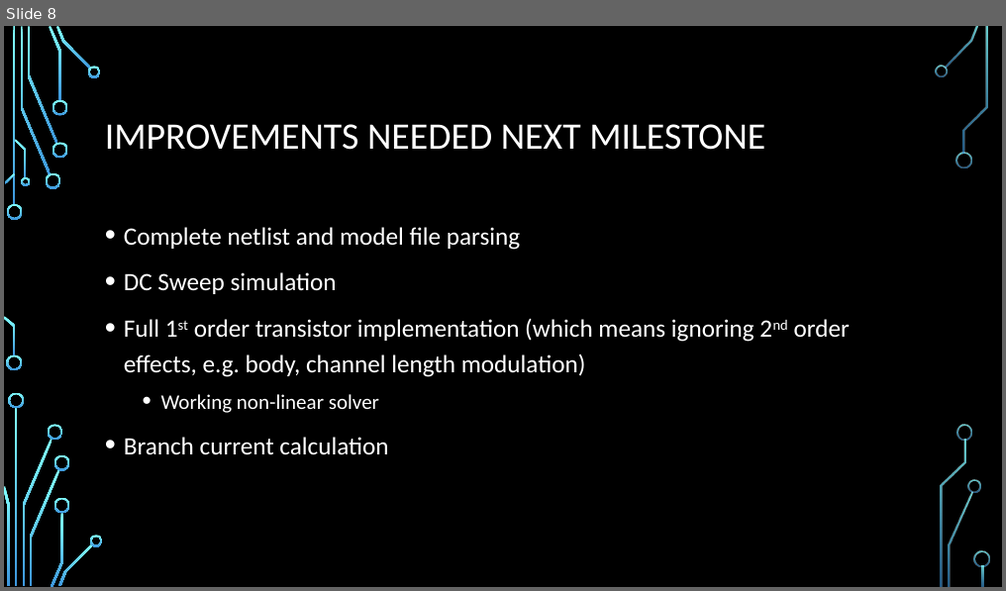
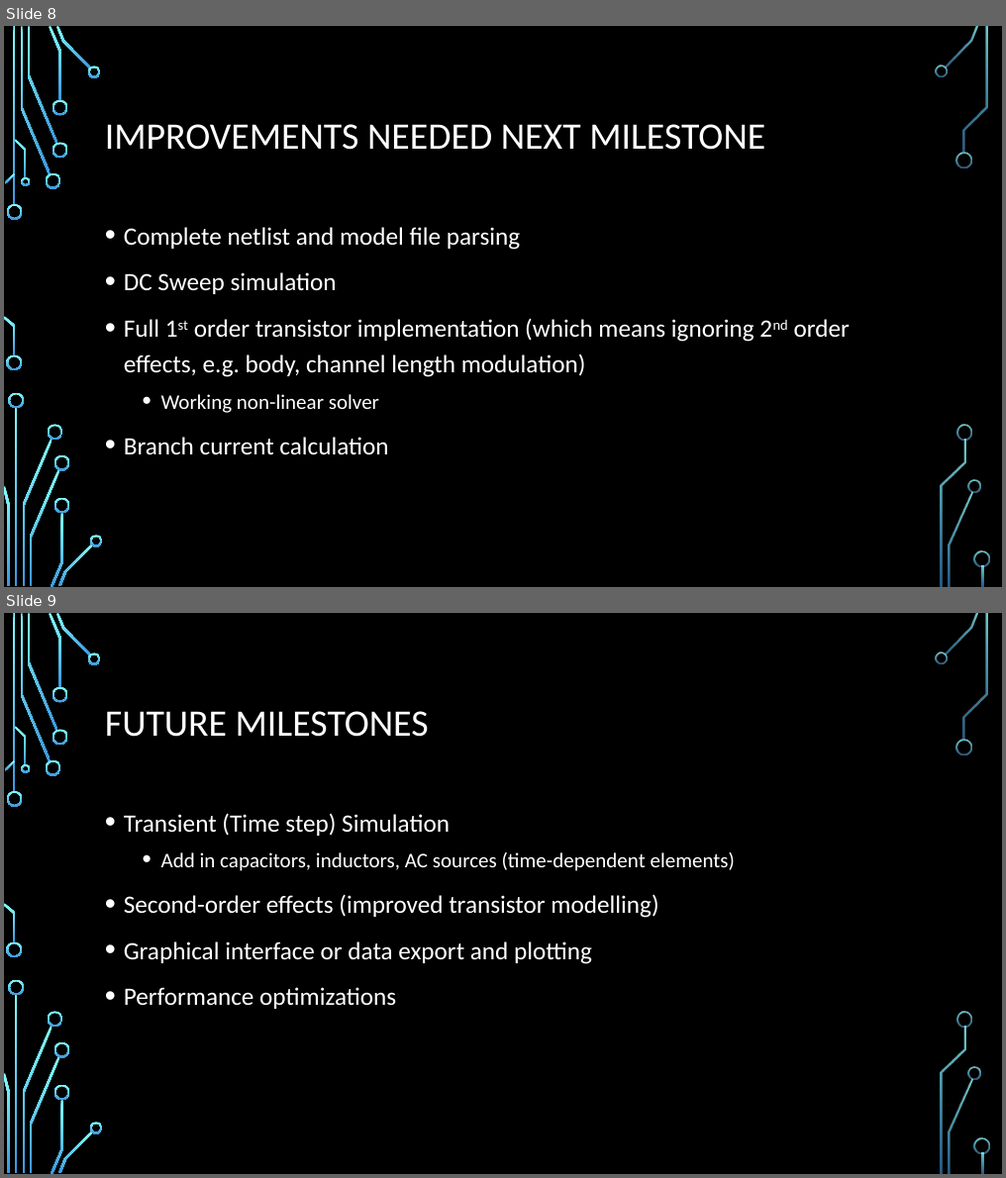
Before and after one commit to risia/CUDA-SPICE-Circuit-Sim, a slide deck: Milestones/Milestone1Presentation.pptx. Shown one above the other, each under a label of ours: slide 8 before the commit, slides 8 and 9 after it. The pictures are 1006x591 and 1006x1178 pixels, drawn with LibreOffice and Linux fonts; fonts in the diff are those of the drawing; background and template pictures are left out. Boxes give left, top, right and bottom in pixels: in the first picture for what was removed or moved away, otherwise in the second. Text is boxed around its words. In the diff, an @@ line names an element or a change of style, - is before the commit and + after.

Commit message:
Milestone 1 Presentation

```diff
--- a/Milestones/Milestone1Presentation.pptx
+++ b/Milestones/Milestone1Presentation.pptx
@@ slide 9 added at <box>4,613,1002,1174</box>, background picture (left out); not listed: 36 template elements that a slide beside it also shows @@
@@ title added at <box>105,711,429,737</box>, 36 pt, text #FFFFFF @@
+FUTURE MILESTONES
@@ text added at <box>124,813,736,1009</box>, 24 pt, text #FFFFFF @@
+• Transient (Time step) Simulation
+  • Add in capacitors, inductors, AC sources (time-dependent elements)
+• Second-order effects (improved transistor modelling)
+• Graphical interface or data export and plotting
+• Performance optimizations
```
Also in this commit, not shown: 2 other files.
